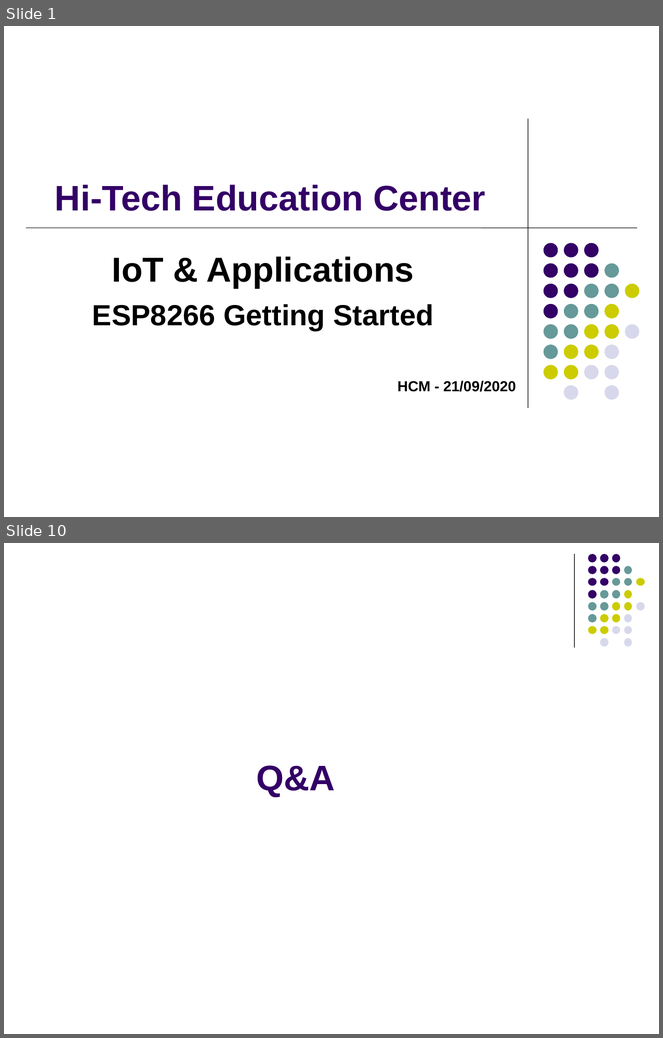
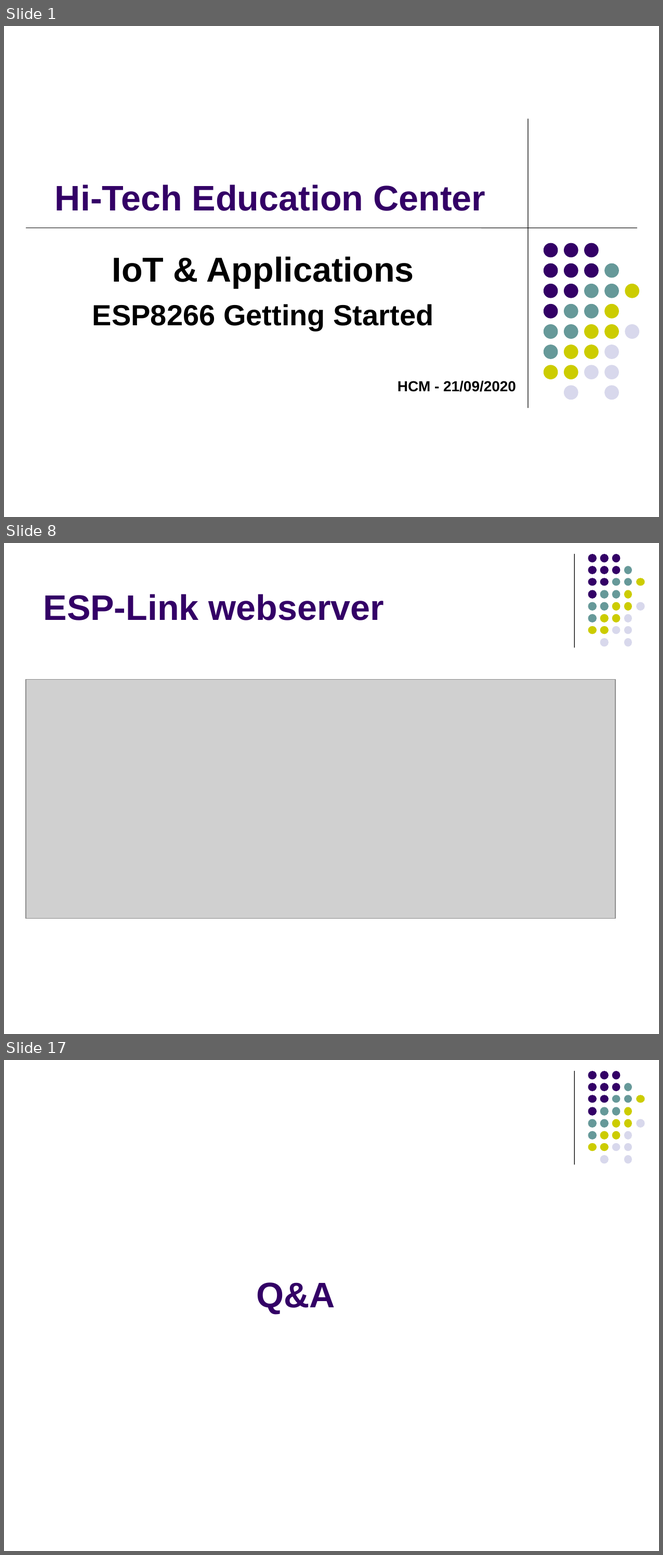
Before and after one commit to kmtekvn/hi-tech, a slide deck: 01.slides/Buoi 2 - ESP8266 Basic/02 - Giao tiếp ESP8266.ppt. Shown one above the other, each under a label of ours: slides 1 and 10 before the commit, slides 1, 8 and 17 after it; the slides between them are not shown. The pictures are 663x1038 and 663x1555 pixels, drawn with LibreOffice and Linux fonts; fonts in the diff are those of the drawing; grey boxes stand for pictures. Boxes give left, top, right and bottom in pixels: in the first picture for what was removed or moved away, otherwise in the second. Text is boxed around its words. In the diff, an @@ line names an element or a change of style, - is before the commit and + after.

```diff
--- a/01.slides/Buoi 2 - ESP8266 Basic/02 - Giao tiếp ESP8266.ppt
+++ b/01.slides/Buoi 2 - ESP8266 Basic/02 - Giao tiếp ESP8266.ppt
@@ slide 8 added at (4,543,659,1034), background #FFFFFF; not listed: 32 template elements that a slide beside it also shows @@
@@ title added at (44,594,385,620), 39 pt, text #330066, bold @@
+ESP-Link webserver
@@ picture added at (26,679,616,918) @@
@@ what was slide 10 is now slide 17 @@
```
Also in this commit, not shown: 2 slides changed, 12 other slides added, 6 slides removed, 3 other files.
